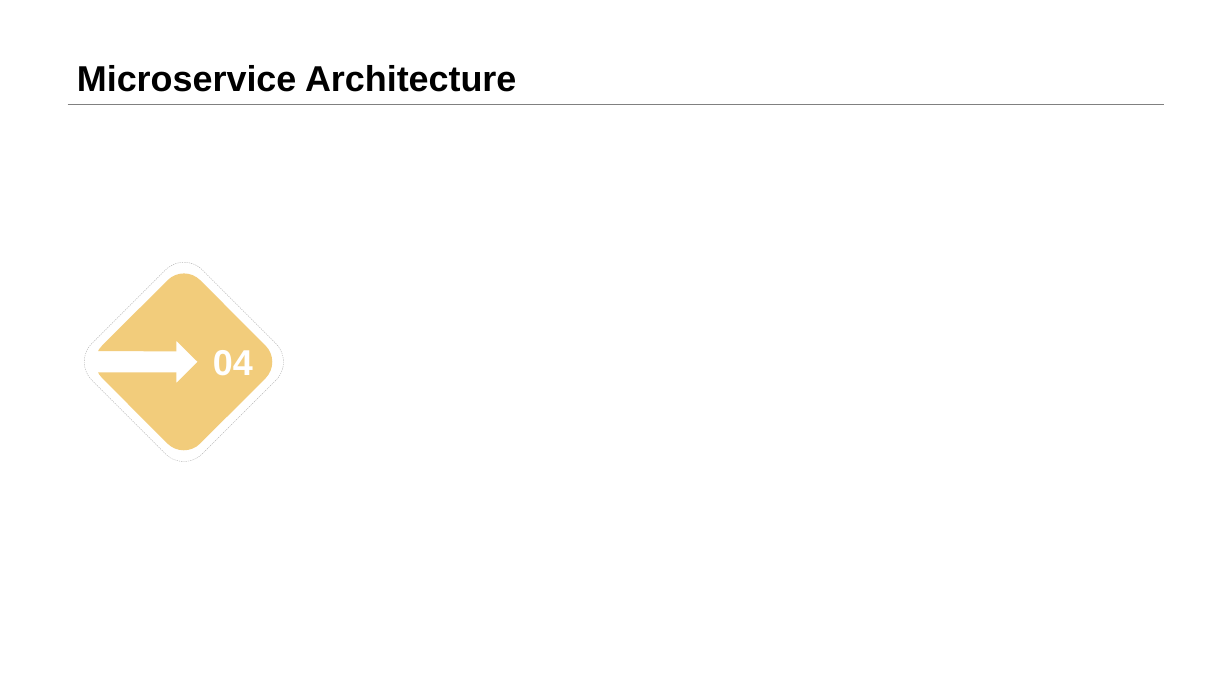
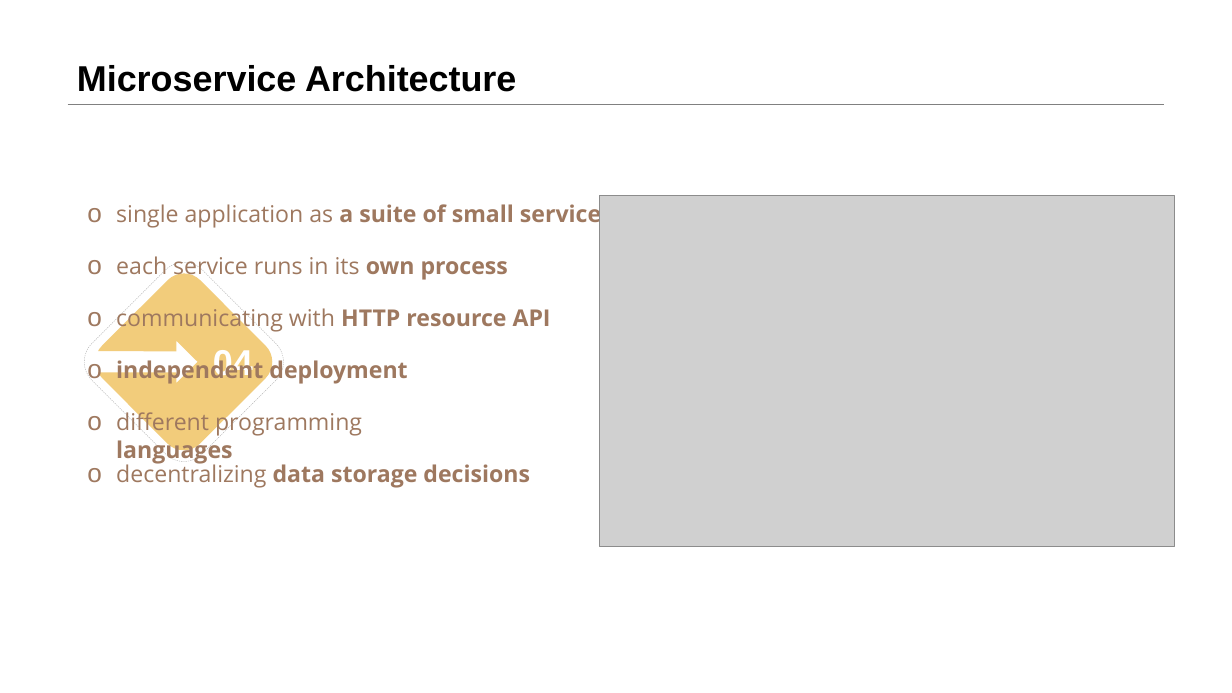
Before and after one commit to LIULE8/ppt, a slide deck: slide 8 of Sharing2.pptx. Drawn at 1232x693 pixels with LibreOffice and Linux fonts; fonts in the diff are those of the drawing; grey boxes stand for pictures. Boxes give left, top, right and bottom in pixels: in the first picture for what was removed or moved away, otherwise in the second. Text is boxed around its words. In the diff, an @@ line names an element or a change of style, - is before the commit and + after.

```diff
--- a/Sharing2.pptx
+++ b/Sharing2.pptx
@@ text added at box(116, 201, 613, 228), 18 pt, text #9E785F, bold @@
+o single application as a suite of small services
@@ picture added at box(600, 195, 1175, 547) @@
@@ text added at box(116, 256, 508, 280), 18 pt, text #9E785F @@
+o each service runs in its own process
@@ text added at box(116, 305, 551, 332), 18 pt, text #9E785F @@
+o communicating with HTTP resource API
@@ text added at box(116, 357, 263, 384), 18 pt, text #9E785F, bold @@
+o independent deployment
@@ text added at box(116, 409, 362, 464), 18 pt, text #9E785F @@
+o different programming languages
@@ text added at box(116, 461, 530, 488), 18 pt, text #9E785F, bold @@
+o decentralizing data storage decisions
```
Also in this commit, not shown: 2 other slides changed, 1 slide added.
